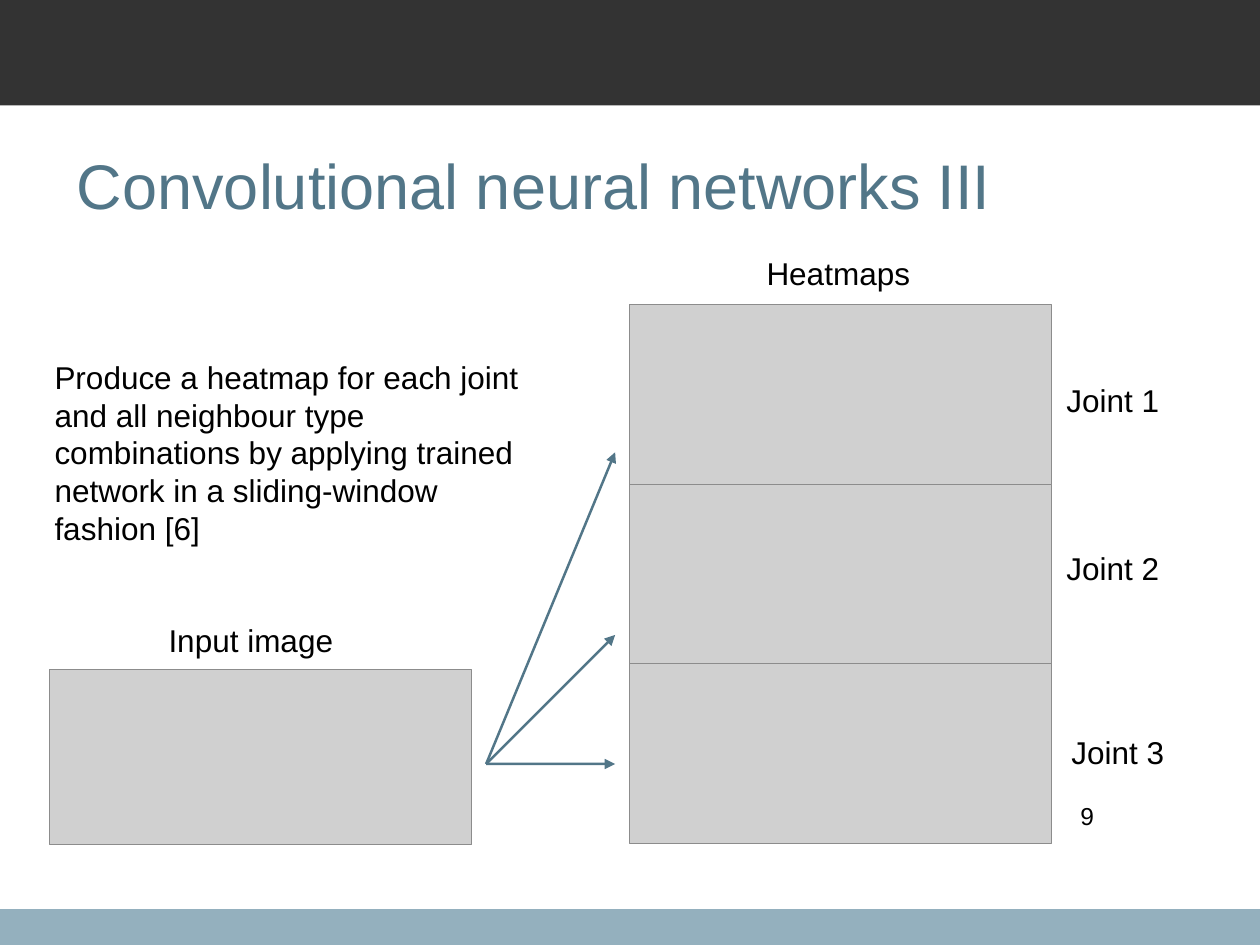
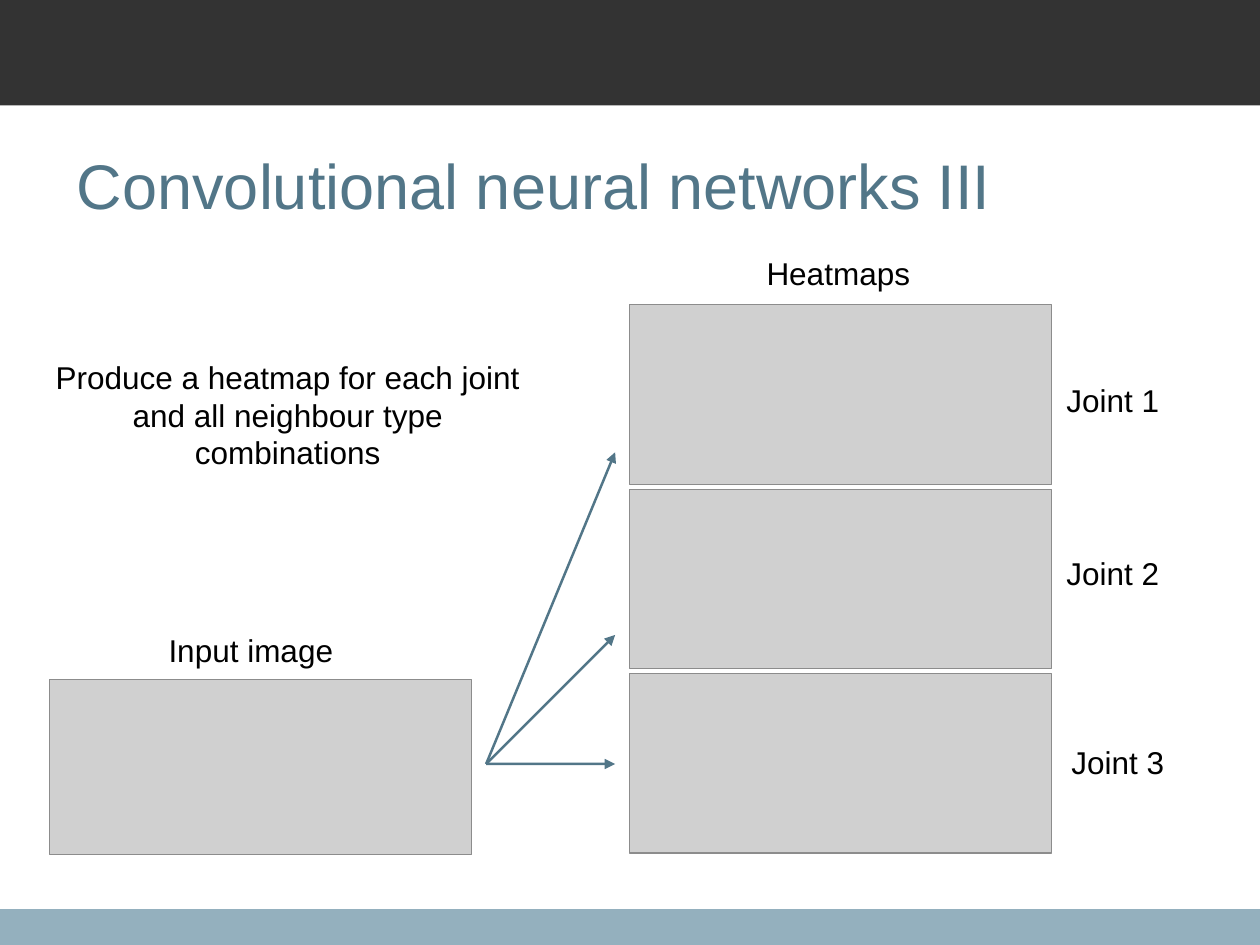
Before and after one commit to qxcv/comp2560, a slide deck: slide 9 of presentation/presentation.odp. Drawn at 1260x945 pixels with LibreOffice and Linux fonts; fonts in the diff are those of the drawing; grey boxes stand for pictures; background and template pictures are left out. Boxes give left, top, right and bottom in pixels: in the first picture for what was removed or moved away, otherwise in the second. Text is boxed around its words. In the diff, an @@ line names an element or a change of style, - is before the commit and + after.

```diff
--- a/presentation/presentation.odp
+++ b/presentation/presentation.odp
@@ text at bbox=[56, 366, 520, 465]: text changed @@
-Produce a heatmap for each joint and all neighbour type combinations by applying trained network in a sliding-window fashion [6]
+Produce a heatmap for each joint and all neighbour type combinations
@@ picture: place and size @@
-picture at bbox=[629, 484, 1051, 663]
+picture at bbox=[629, 489, 1051, 668]
@@ text "Joint 2": place and size @@
-text "Joint 2" at bbox=[1066, 557, 1160, 581]
+text "Joint 2" at bbox=[1066, 562, 1160, 586]
@@ 2 pictures, 2 texts: place and size @@
-2 pictures, 2 texts at bbox=[49, 629, 1165, 844]
+2 pictures, 2 texts at bbox=[49, 639, 1165, 854]
@@ page number removed at bbox=[1080, 808, 1094, 826] @@
-9
```
Also in this commit, not shown: 16 other slides changed, 3 other files.
